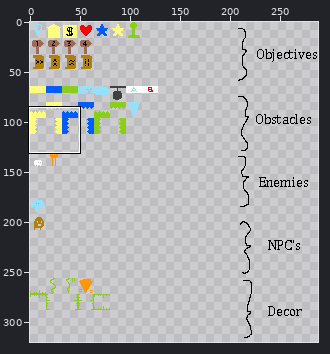
Sprite sheet: Assets/Monet/LDtk/References/Entities.png. The picture above shows the old version from afar; the outline marks the close-up.
Close-up. Before the commit:
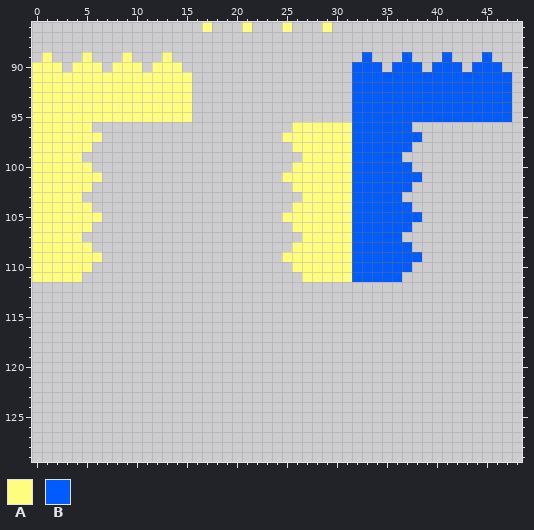
The file is 288x320 pixels. Shown: x 0..48, y 86..129.
Palette (. is transparent): A #fffd7d  B #005cff
Pixels before, first column x 0:
 86 .................A...A...A...A..................
 87 ................................................
 88 ................................................
 89 .A...A...A...A...................B...B...B...B..
 90 AAA.AAA.AAA.AAA.................BBB.BBB.BBB.BBB.
 91 AAAAAAAAAAAAAAAA................BBBBBBBBBBBBBBBB
 92 AAAAAAAAAAAAAAAA................BBBBBBBBBBBBBBBB
 93 AAAAAAAAAAAAAAAA................BBBBBBBBBBBBBBBB
 94 AAAAAAAAAAAAAAAA................BBBBBBBBBBBBBBBB
 95 AAAAAAAAAAAAAAAA................BBBBBBBBBBBBBBBB
 96 AAAAAA....................AAAAAABBBBBB..........
 97 AAAAAAA..................AAAAAAABBBBBBB.........
 98 AAAAAA....................AAAAAABBBBBB..........
 99 AAAAA......................AAAAABBBBB...........
100 AAAAAA....................AAAAAABBBBBB..........
101 AAAAAAA..................AAAAAAABBBBBBB.........
102 AAAAAA....................AAAAAABBBBBB..........
103 AAAAA......................AAAAABBBBB...........
104 AAAAAA....................AAAAAABBBBBB..........
105 AAAAAAA..................AAAAAAABBBBBBB.........
106 AAAAAA....................AAAAAABBBBBB..........
107 AAAAA......................AAAAABBBBB...........
108 AAAAAA....................AAAAAABBBBBB..........
109 AAAAAAA..................AAAAAAABBBBBBB.........
110 AAAAAA....................AAAAAABBBBBB..........
111 AAAAA......................AAAAABBBBB...........
New version:
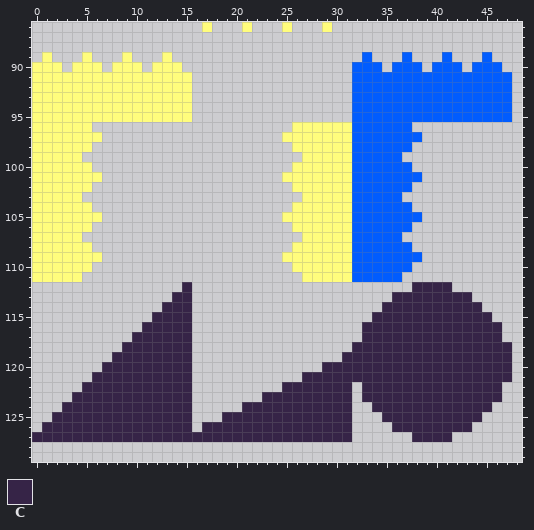
Colours new in this view: C #362447
From old to new:
The edit adds colour C in row 112 at x 15 and 38 to 41; in row 113 at x 14 to 15 and 36 to 43; in row 114 at x 13 to 15 and 35 to 44; in row 115 at x 12 to 15 and 34 to 45; in row 116 at x 11 to 15 and 33 to 46; in row 117 at x 10 to 15 and 33 to 46.
The edit adds colour C in row 118 at x 9 to 15 and 32 to 47; in row 119 at x 8 to 15 and 31 to 47; in row 120 at x 7 to 15 and 29 to 47; in row 121 at x 6 to 15 and 27 to 47; in row 122 at x 5 to 15, 25 to 31 and 33 to 46; in row 123 at x 4 to 15, 23 to 31 and 33 to 46.
The edit adds colour C in row 124 at x 3 to 15, 21 to 31 and 34 to 45; in row 125 at x 2 to 15, 19 to 31 and 35 to 44; in row 126 at x 1 to 15, 17 to 31 and 36 to 43; in row 127 at x 0 to 31 and 38 to 41.
Boxes around the changes in both close-ups, in picture pixels (x1, y1, x2, y2):
added: (32, 282, 512, 442)
